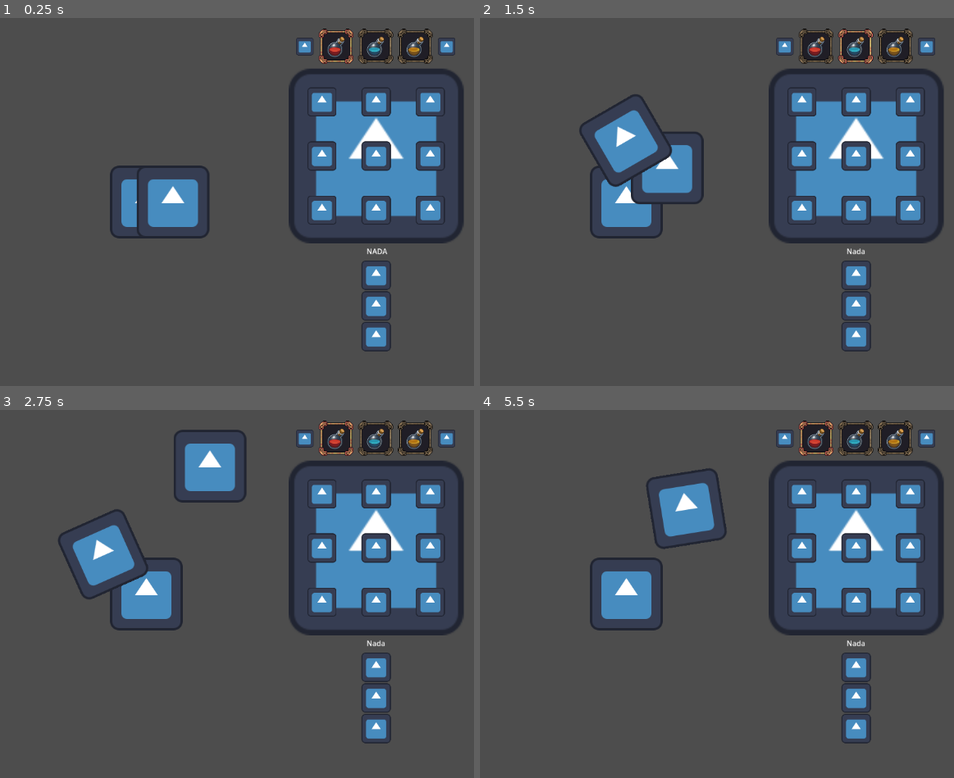
Above: before the commit, frames 1-4 (two rows, left to right).
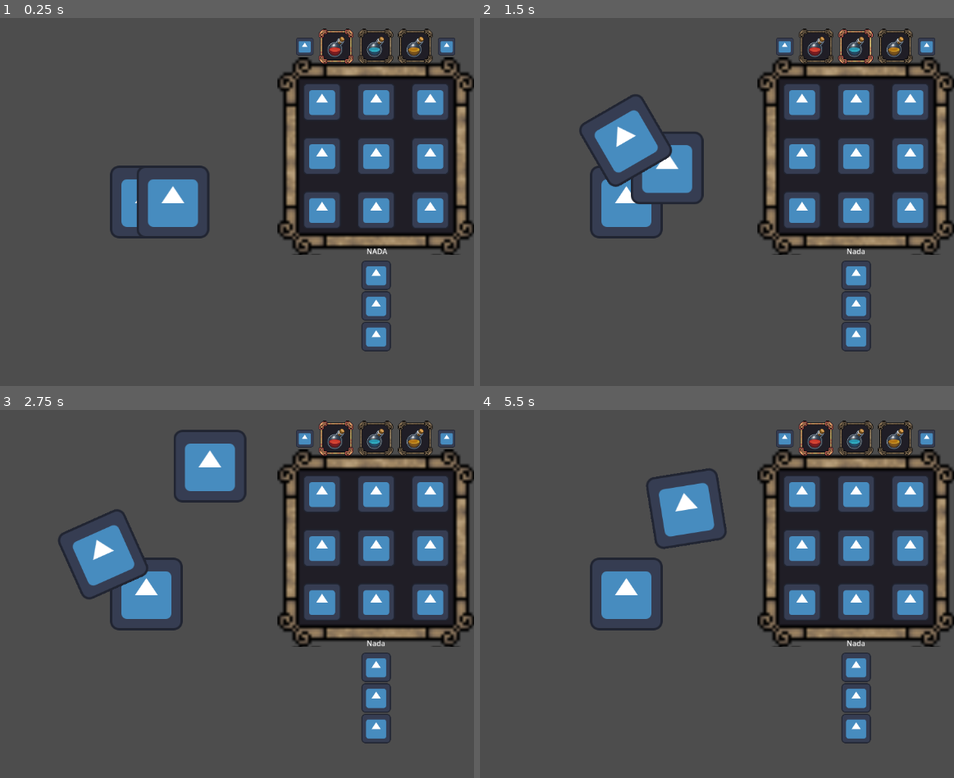
Above: after the commit, the same moments.

Repository: Irozuku/A-Painters-Nightmare-bitCrawlerStudios
Game: Godot game, scene res://scenes/main.tscn
The game is run twice, just before and just after one commit, with the same random seed, the same clock (stepped at 60 frames per second) and the same inputs. The engine's default icon, where the game draws it, is replaced by a stand-in: a white triangle on a blue panel in a dark square.
Inputs (mouse positions are in pixels of both pictures, inside the frame that each line leads up to):
- Up to frame 1 (0.25 s): no input
- Up to frame 2 (1.5 s): move the mouse to (802, 102) at 0.52 s; hold D (right) 0.53-1.28 s; tap 2 (blue_paint) at 0.6 s; move the mouse to (854, 102) at 1.27 s; hold S (down) from 1.28 s (still down); click (854, 102) at 1.35 s
- Up to frame 3 (2.75 s): move the mouse to (431, 494) at 2.02 s; release S (down) at 2.03 s; hold D (right) from 2.03 s (still down); tap 1 (red_paint) at 2.1 s
- Up to frame 4 (5.5 s): move the mouse to (802, 549) at 2.77 s; release D (right) at 2.78 s; hold W (up) 2.78-3.53 s; tap 3 (yellow_paint) at 2.85 s; move the mouse to (854, 549) at 3.52 s; hold A (left) 3.53-5.03 s; tap 2 (blue_paint) at 3.6 s; move the mouse to (911, 549) at 4.27 s; click (911, 549) at 4.35 s; move the mouse to (802, 601) at 5.02 s; hold S (down) from 5.03 s (still down); tap 1 (red_paint) at 5.1 s

The runs differ from the first frame. In frame 1, 16% of the frame differs, in the area x 58-100%, y 10-65%; in frame 2, 16%; in frame 3, 16%; in frame 4, 16%.

Commit message:
Added other paint strokes

Diff:
--- a/scenes/grid.tscn
+++ b/scenes/grid.tscn
@@ -1,7 +1,8 @@
-[gd_scene load_steps=17 format=3 uid="uid://ipscaqabriwe"]
+[gd_scene load_steps=19 format=3 uid="uid://ipscaqabriwe"]
 
 [ext_resource type="Script" path="res://scenes/grid.gd" id="1_42ppi"]
 [ext_resource type="Texture2D" uid="uid://drp4ge6v2l5uv" path="res://icon.svg" id="1_tntsb"]
+[ext_resource type="Texture2D" uid="uid://cgos2br6123df" path="res://assets/border_sprite/border_off.png" id="2_2gkvj"]
 [ext_resource type="PackedScene" uid="uid://chyt1wxxoph5v" path="res://scenes/paint_bar.tscn" id="3_l6slk"]
 [ext_resource type="Script" path="res://scenes/Point1.gd" id="3_uskx1"]
 [ext_resource type="Script" path="res://scenes/Point2.gd" id="4_ltwip"]
@@ -14,6 +15,7 @@
 [ext_resource type="Script" path="res://scenes/Point9.gd" id="11_lm87c"]
 [ext_resource type="PackedScene" uid="uid://c6r4p4lxsya4" path="res://scenes/symbol_remainder.tscn" id="13_12nfd"]
 [ext_resource type="Script" path="res://scenes/Brushstroke.gd" id="14_nvryy"]
+[ext_resource type="Texture2D" uid="uid://chdeoi52oom46" path="res://assets/stroke_sprite/stroke3.png" id="15_tt251"]
 
 [sub_resource type="RectangleShape2D" id="RectangleShape2D_djerg"]
 size = Vector2(26, 25.6)
@@ -25,8 +27,11 @@
 script = ExtResource("1_42ppi")
 
 [node name="GridSprite" type="Sprite2D" parent="."]
-scale = Vector2(3, 3)
-texture = ExtResource("1_tntsb")
+scale = Vector2(6.8, 6.8)
+texture = ExtResource("2_2gkvj")
+hframes = 10
+vframes = 8
+frame = 5
 
 [node name="Label" type="Label" parent="."]
 offset_left = -21.0
@@ -41,7 +46,7 @@
 
 [node name="Point1" type="Area2D" parent="."]
 position = Vector2(-119, -119)
-scale = Vector2(0.5, 0.5)
+scale = Vector2(0.65, 0.65)
 script = ExtResource("3_uskx1")
 
 [node name="PointSprite1" type="Sprite2D" parent="Point1"]
@@ -53,7 +58,7 @@
 
 [node name="Point2" type="Area2D" parent="."]
 position = Vector2(0, -119)
-scale = Vector2(0.5, 0.5)
+scale = Vector2(0.65, 0.65)
 script = ExtResource("4_ltwip")
 
 [node name="PointSprite2" type="Sprite2D" parent="Point2"]
@@ -65,7 +70,7 @@
 
 [node name="Point3" type="Area2D" parent="."]
 position = Vector2(119, -119)
-scale = Vector2(0.5, 0.5)
+scale = Vector2(0.65, 0.65)
 script = ExtResource("5_awcnf")
 
 [node name="PointSprite3" type="Sprite2D" parent="Point3"]
@@ -77,7 +82,7 @@
 
 [node name="Point4" type="Area2D" parent="."]
 position = Vector2(-119, 0)
-scale = Vector2(0.5, 0.5)
+scale = Vector2(0.65, 0.65)
 script = ExtResource("6_gl04j")
 
 [node name="PointSprite4" type="Sprite2D" parent="Point4"]
@@ -88,7 +93,7 @@
 shape = SubResource("RectangleShape2D_hj2oq")
 
 [node name="Point5" type="Area2D" parent="."]
-scale = Vector2(0.5, 0.5)
+scale = Vector2(0.65, 0.65)
 script = ExtResource("7_qstoo")
 
 [node name="PointSprite5" type="Sprite2D" parent="Point5"]
@@ -100,7 +105,7 @@
 
 [node name="Point6" type="Area2D" parent="."]
 position = Vector2(119, 0)
-scale = Vector2(0.5, 0.5)
+scale = Vector2(0.65, 0.65)
 script = ExtResource("8_akyws")
 
 [node name="PointSprite6" type="Sprite2D" parent="Point6"]
@@ -112,7 +117,7 @@
 
 [node name="Point7" type="Area2D" parent="."]
 position = Vector2(-119, 119)
-scale = Vector2(0.5, 0.5)
+scale = Vector2(0.65, 0.65)
 script = ExtResource("9_7433d")
 
 [node name="PointSprite7" type="Sprite2D" parent="Point7"]
@@ -124,7 +129,7 @@
 
 [node name="Point8" type="Area2D" parent="."]
 position = Vector2(0, 119)
-scale = Vector2(0.5, 0.5)
+scale = Vector2(0.65, 0.65)
 script = ExtResource("10_svhmx")
 
 [node name="PointSprite8" type="Sprite2D" parent="Point8"]
@@ -136,7 +141,7 @@
 
 [node name="Point9" type="Area2D" parent="."]
 position = Vector2(119, 119)
-scale = Vector2(0.5, 0.5)
+scale = Vector2(0.65, 0.65)
 script = ExtResource("11_lm87c")
 
 [node name="PointSprite9" type="Sprite2D" parent="Point9"]
@@ -151,6 +156,11 @@
 scale = Vector2(0.5, 0.5)
 
 [node name="Brushstroke" type="Line2D" parent="."]
+width = 40.0
+texture = ExtResource("15_tt251")
+texture_mode = 2
+joint_mode = 2
+antialiased = true
 script = ExtResource("14_nvryy")
 
 [connection signal="mouse_entered" from="Point1" to="Point1" method="_on_mouse_entered"]
--- a/scenes/paint_bar.tscn
+++ b/scenes/paint_bar.tscn
@@ -26,6 +26,13 @@
 [node name="RedSprite" type="Sprite2D" parent="RedPaint"]
 texture = ExtResource("2_2cj68")
 
+[node name="Control" type="Control" parent="RedPaint"]
+layout_mode = 3
+anchors_preset = 0
+offset_right = 40.0
+offset_bottom = 40.0
+tooltip_text = "Deal [percent] extra damage"
+
 [node name="BluePaint" type="Area2D" parent="."]
 
 [node name="BlueBorder" parent="BluePaint" instance=ExtResource("2_8cegg")]
Not shown, added: assets/stroke_sprite/stroke.png.import
Binary file added: assets/stroke_sprite/stroke1.png
Not shown, added: assets/stroke_sprite/stroke1.png.import
Binary file added: assets/stroke_sprite/stroke2.png
Not shown, added: assets/stroke_sprite/stroke2.png.import
Binary file added: assets/stroke_sprite/stroke3.png
Not shown, added: assets/stroke_sprite/stroke3.png.import
